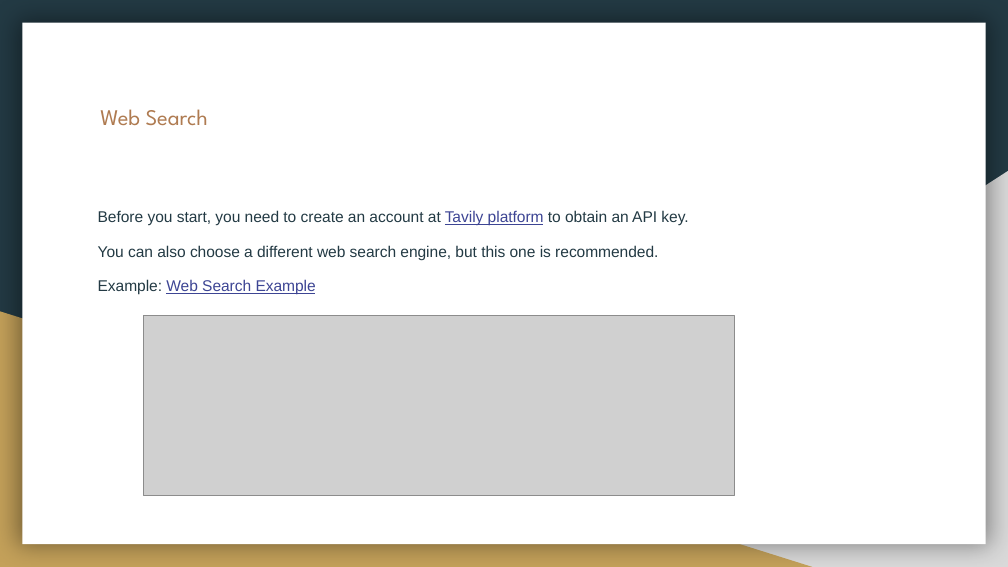
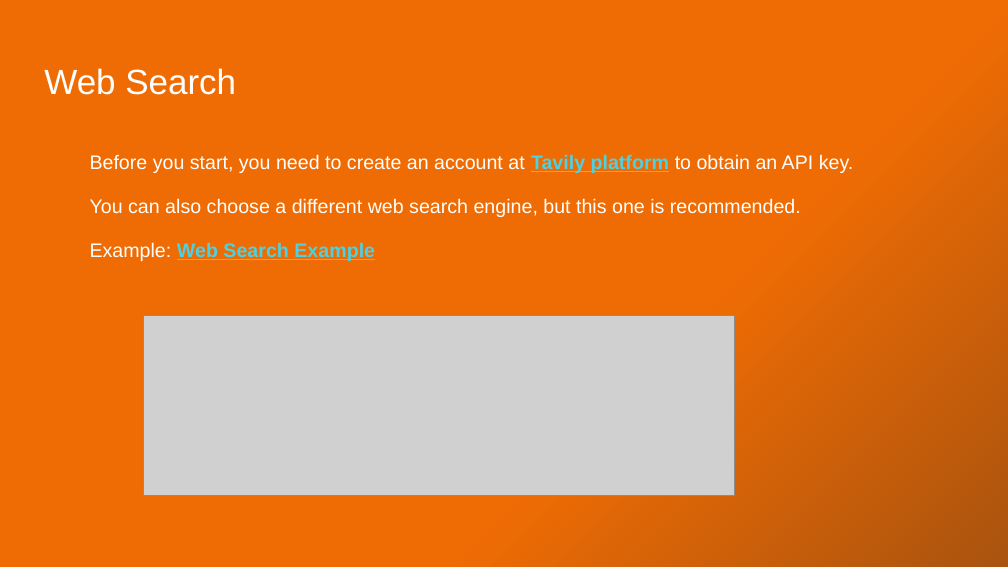
Before and after one commit to xkondix/aiSandbox-JAVA-SPIRNG, a slide deck: slide 27 of assets/LangChain4j with Spring Boot.pptx (slide 22 before the commit). Drawn at 1008x567 pixels with LibreOffice and Linux fonts; fonts in the diff are those of the drawing; grey boxes stand for pictures. Boxes give left, top, right and bottom in pixels: in the first picture for what was removed or moved away, otherwise in the second. Text is boxed around its words. In the diff, an @@ line names an element or a change of style, - is before the commit and + after.

```diff
--- a/assets/LangChain4j with Spring Boot.pptx
+++ b/assets/LangChain4j with Spring Boot.pptx
@@ background #233A44 to gradient #EF6C04 to #A9530F @@
@@ rectangle removed at [22, 23, 986, 544] @@
@@ title "Web Search": place and size @@
-title "Web Search" at [100, 109, 208, 126]
+title "Web Search" at [44, 68, 236, 95]
@@ title "Web Search" at [44, 68, 236, 95]: size 16 to 25 pt, font League Spartan to Arial, text colour #AF7B51 to #FFFFFF @@
@@ text "Before you start, you need ...": place and size @@
-text "Before you start, you need ..." at [98, 210, 688, 294]
+text "Before you start, you need ..." at [90, 154, 854, 260]
@@ text "Before you start, you need ..." at [90, 154, 854, 260]: size 11.1 to 14 pt; text colour #233A44 to #FFFFFF in "Before you start, you need to create ...", "You can also choose a different web ...", "Example:"; text colour #3D4594 to #4DD0E1, bold on in "Tavily platform", "Web Search Example"; line spacing 0.95 to 1.15 @@
@@ right triangle removed at [395, 171, 1008, 567] @@
@@ right triangle removed at [0, 311, 812, 567] @@
```
Also in this commit, not shown: 18 other slides changed, 21 slides added, 7 slides removed, 8 other files.
